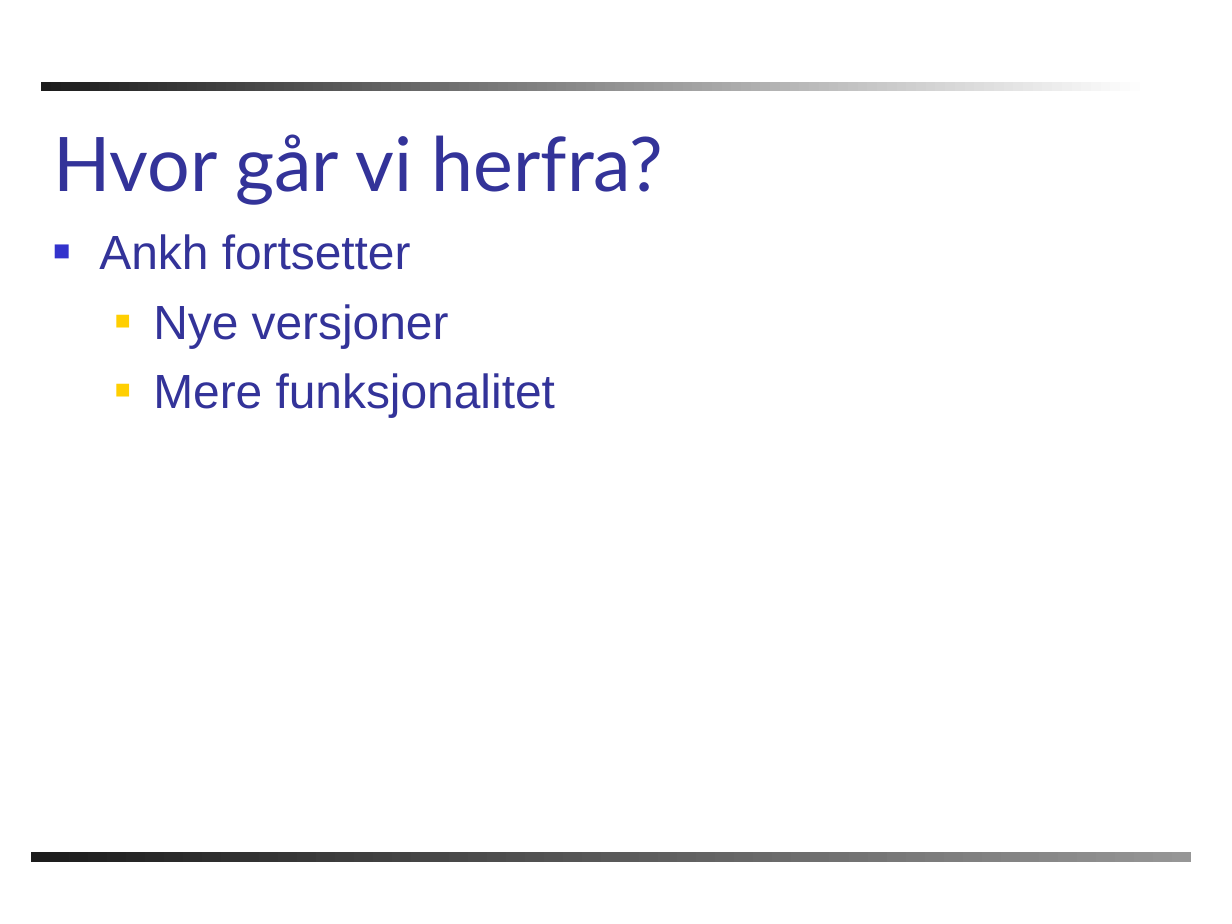
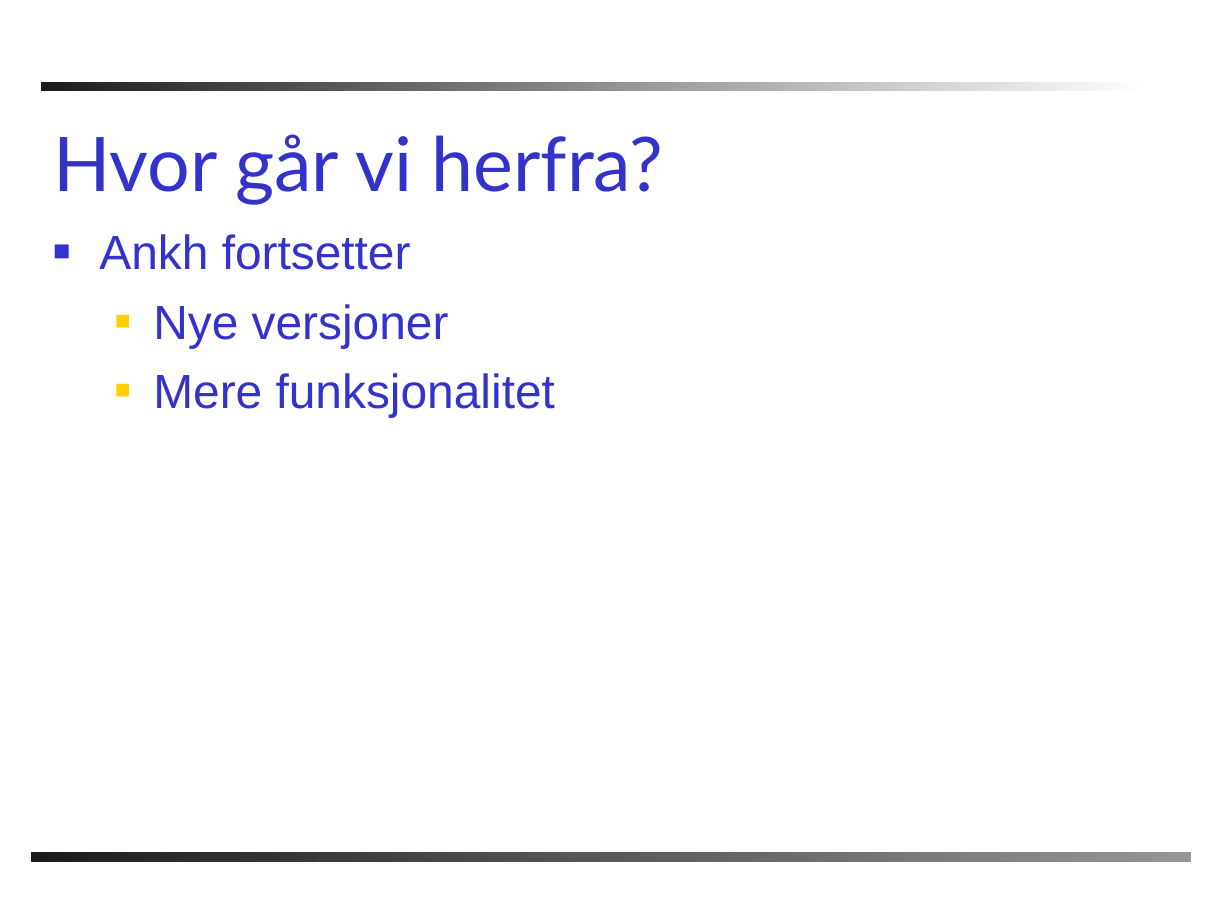
Before and after one commit to chucker/AnkhSVN, a slide deck: slide 19 of doc/powerpoint/Subversion_addin_for_VS.NET.ppt (slide 25 before the commit). Drawn at 1232x924 pixels with LibreOffice and Linux fonts; fonts in the diff are those of the drawing; background and template pictures are left out. Boxes give left, top, right and bottom in pixels: in the first picture for what was removed or moved away, otherwise in the second. Text is boxed around its words. In the diff, an @@ line names an element or a change of style, - is before the commit and + after.

```diff
--- a/doc/powerpoint/Subversion_addin_for_VS.NET.ppt
+++ b/doc/powerpoint/Subversion_addin_for_VS.NET.ppt
@@ title "Hvor går vi herfra?" at [53, 134, 664, 204]: text colour #333399 to #3333CC @@
@@ text "Ankh fortsetter" at [99, 234, 555, 417]: text colour #333399 to #3333CC @@
```
Also in this commit, not shown: 14 other slides changed, 2 slides added, 8 slides removed.
